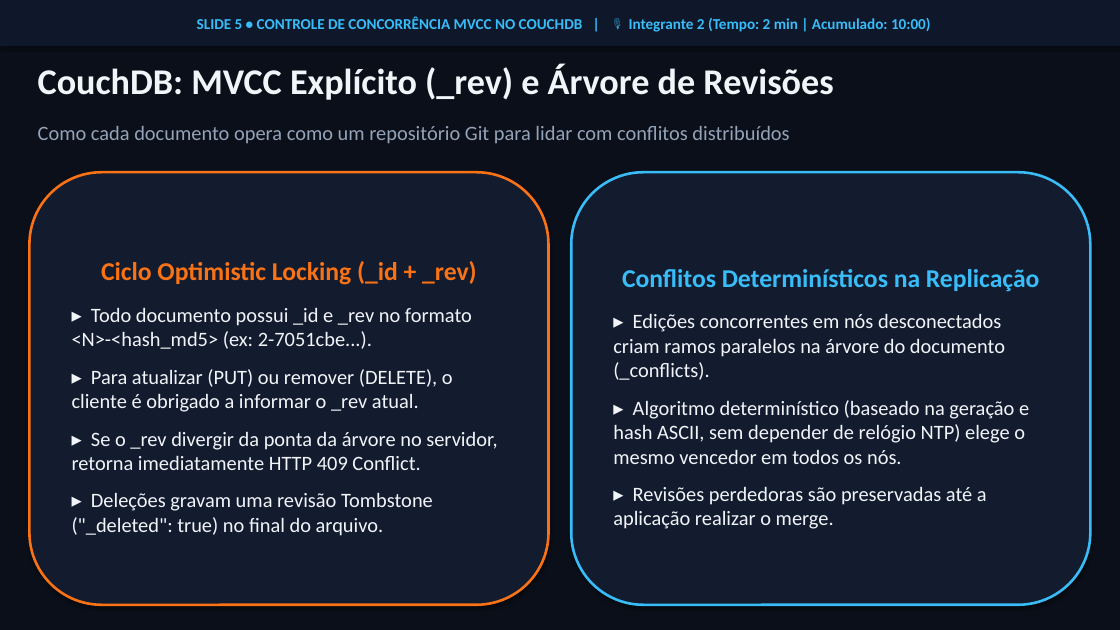
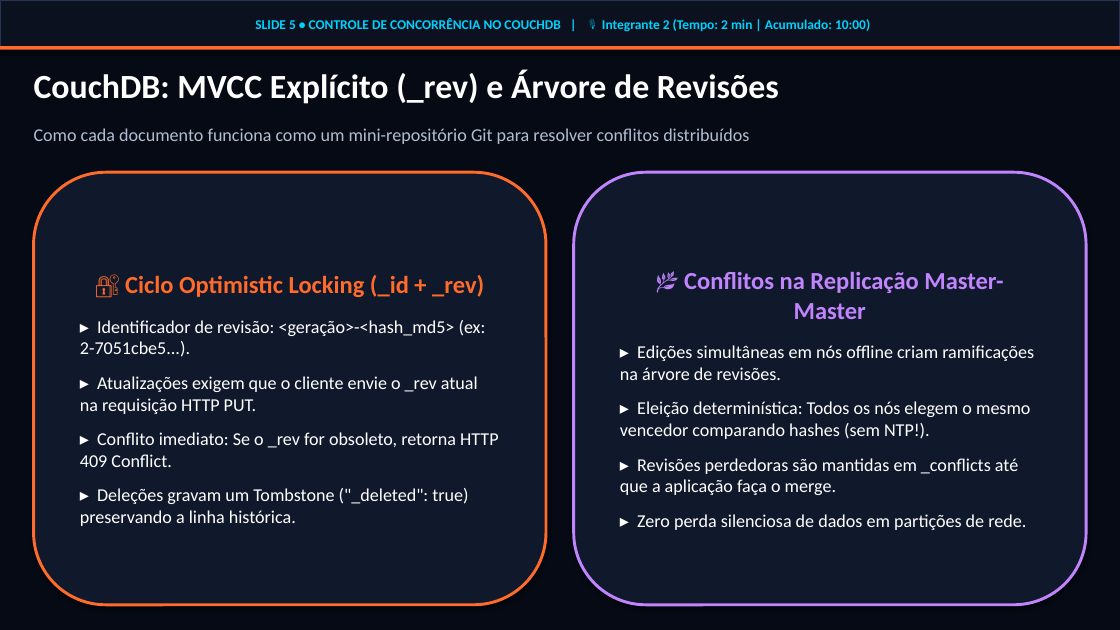
Before and after one commit to PHLopesvc07/ApresentacaoBD, a slide deck: slide 5 of Apresentacao_CouchDB_vs_Couchbase.pptx. Drawn at 1120x630 pixels with LibreOffice and Linux fonts; fonts in the diff are those of the drawing. Boxes give left, top, right and bottom in pixels: in the first picture for what was removed or moved away, otherwise in the second. Text is boxed around its words. In the diff, an @@ line names an element or a change of style, - is before the commit and + after.

Commit message:
feat: adiciona PDF completo para o professor e moderniza design do PPTX com glassmorphism e cores tematicas

```diff
--- a/Apresentacao_CouchDB_vs_Couchbase.pptx
+++ b/Apresentacao_CouchDB_vs_Couchbase.pptx
@@ background #0B0F19 to #060A14 @@
@@ rectangle "SLIDE 5 • CONTROLE DE ..." at (0,0,1120,49): fill #0F172A to #0B111F; outline none to #263452 1 pt @@
@@ text in rectangle at (255,18,870,32): text changed; size 13 to 11.5 pt; text colour #38BDF8 to #00D2FF @@
-SLIDE 5 • CONTROLE DE CONCORRÊNCIA MVCC NO COUCHDB | 🎙 Integrante 2 (Tempo: 2 min | Acumulado: 10:00)
+SLIDE 5 • CONTROLE DE CONCORRÊNCIA NO COUCHDB | 🎙 Integrante 2 (Tempo: 2 min | Acumulado: 10:00)
@@ rectangle added at (0,46,1120,50), fill #FF6B2B @@
@@ text "CouchDB: MVCC Explícito (_rev) e ..." at (34,70,779,104): size 31 to 29 pt, text colour #F1F5F9 to #FFFFFF @@
@@ text at (34,128,749,144): text changed; size 17.5 to 15.5 pt; text colour #94A3B8 to #B0BED2 @@
-Como cada documento opera como um repositório Git para lidar com conflitos distribuídos
+Como cada documento funciona como um mini-repositório Git para resolver conflitos distribuídos
@@ rounded rectangle "🔐 Ciclo Optimistic Locking (_id ...": place and size @@
-rounded rectangle "🔐 Ciclo Optimistic Locking (_id ..." at (29,172,549,605)
+rounded rectangle "🔐 Ciclo Optimistic Locking (_id ..." at (34,172,546,605)
@@ rounded rectangle "🔐 Ciclo Optimistic Locking (_id ..." at (34,172,546,605): fill #131B2E to #10182B; outline #F97316 2.2 pt to #FF6B2B 2.5 pt @@
@@ rounded rectangle "🌿 Conflitos na Replicação Master-Master": place and size @@
-rounded rectangle "🌿 Conflitos na Replicação Master-Master" at (571,172,1091,605)
+rounded rectangle "🌿 Conflitos na Replicação Master-Master" at (574,172,1086,605)
@@ rounded rectangle "🌿 Conflitos na Replicação Master-Master" at (574,172,1086,605): fill #131B2E to #10182B; outline #38BDF8 2.2 pt to #C084FC 2.5 pt @@
@@ text in rounded rectangle at (80,275,498,526): text changed; size 17.5 to 15.5 pt; text colour #F1F5F9 to #FFFFFF @@
-Ciclo Optimistic Locking (_id + _rev)
-▸ Todo documento possui _id e _rev no formato <N>-<hash_md5> (ex: 2-7051cbe...).
-▸ Para atualizar (PUT) ou remover (DELETE), o cliente é obrigado a informar o _rev atual.
-▸ Se o _rev divergir da ponta da árvore no servidor, retorna imediatamente HTTP 409 Conflict.
-▸ Deleções gravam uma revisão Tombstone ("_deleted": true) no final do arquivo.
+🔐 Ciclo Optimistic Locking (_id + _rev)
+▸ Identificador de revisão: <geração>-<hash_md5> (ex: 2-7051cbe5...).
+▸ Atualizações exigem que o cliente envie o _rev atual na requisição HTTP PUT.
+▸ Conflito imediato: Se o _rev for obsoleto, retorna HTTP 409 Conflict.
+▸ Deleções gravam um Tombstone ("_deleted": true) preservando a linha histórica.
@@ text in rounded rectangle at (620,271,1034,530): text changed; size 17.5 to 15.5 pt; text colour #F1F5F9 to #FFFFFF @@
-Conflitos Determinísticos na Replicação
-▸ Edições concorrentes em nós desconectados criam ramos paralelos na árvore do documento (_conflicts).
-▸ Algoritmo determinístico (baseado na geração e hash ASCII, sem depender de relógio NTP) elege o mesmo vencedor em todos os nós.
-▸ Revisões perdedoras são preservadas até a aplicação realizar o merge.
+🌿 Conflitos na Replicação Master-Master
+▸ Edições simultâneas em nós offline criam ramificações na árvore de revisões.
+▸ Eleição determinística: Todos os nós elegem o mesmo vencedor comparando hashes (sem NTP!).
+▸ Revisões perdedoras são mantidas em _conflicts até que a aplicação faça o merge.
+▸ Zero perda silenciosa de dados em partições de rede.
```
Also in this commit, not shown: 17 other slides changed, 4 other files.
